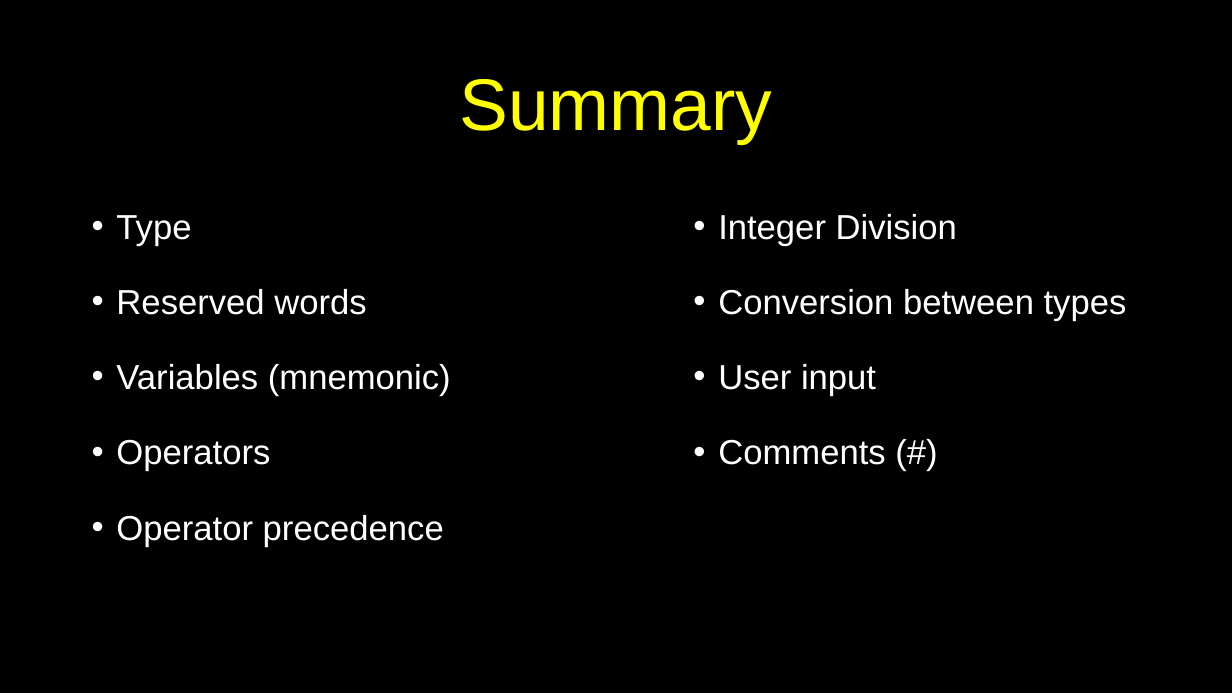
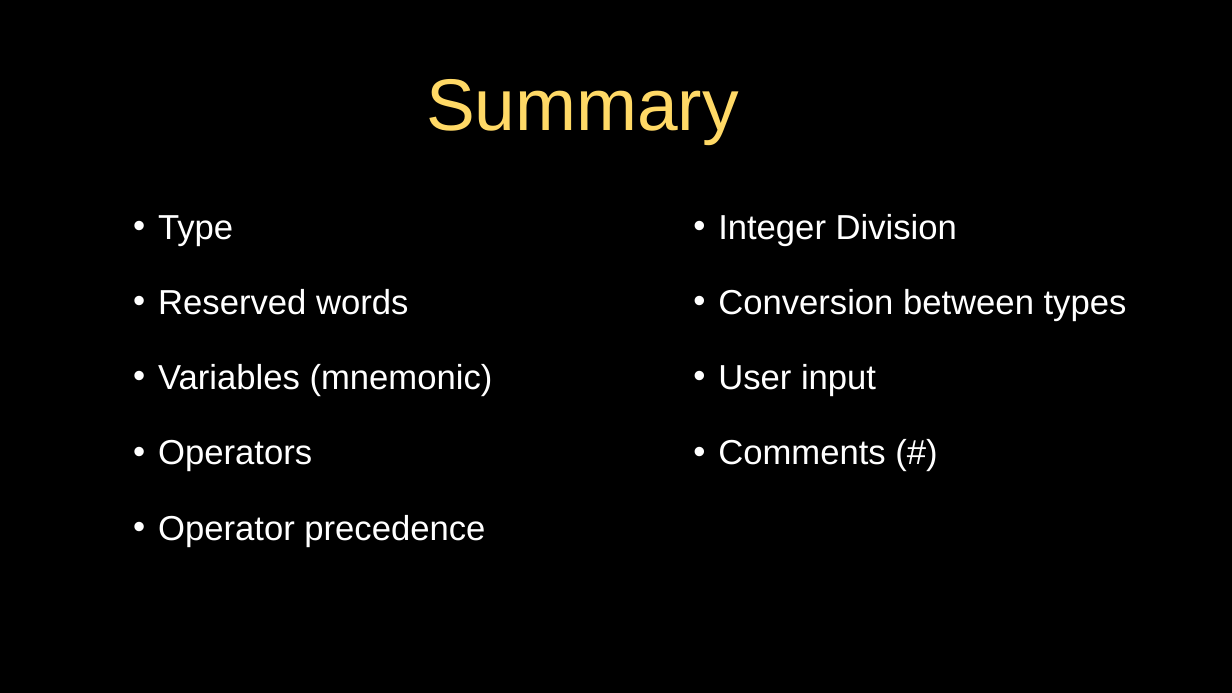
Before and after one commit to csev/py4e, a slide deck: slide 32 of lectures3/Pythonlearn-02-Expressions.pptx. Drawn at 1232x693 pixels with LibreOffice and Linux fonts; fonts in the diff are those of the drawing. Boxes give left, top, right and bottom in pixels: in the first picture for what was removed or moved away, otherwise in the second. Text is boxed around its words. In the diff, an @@ line names an element or a change of style, - is before the commit and + after.

```diff
--- a/lectures3/Pythonlearn-02-Expressions.pptx
+++ b/lectures3/Pythonlearn-02-Expressions.pptx
@@ title "Summary" at box(426, 79, 739, 144): text colour #FFFF00 to #FFD966 @@
@@ text "Type": place and size @@
-text "Type" at box(116, 215, 451, 547)
+text "Type" at box(158, 215, 493, 547)
```
Also in this commit, not shown: 24 other slides changed, 1 slide removed, 7 other files.
